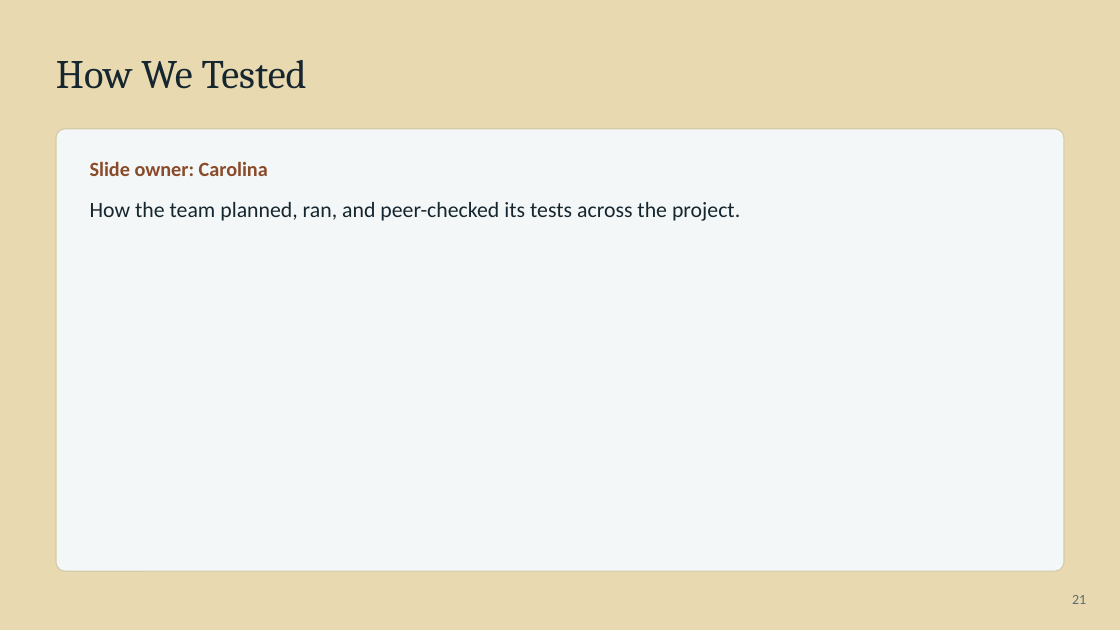
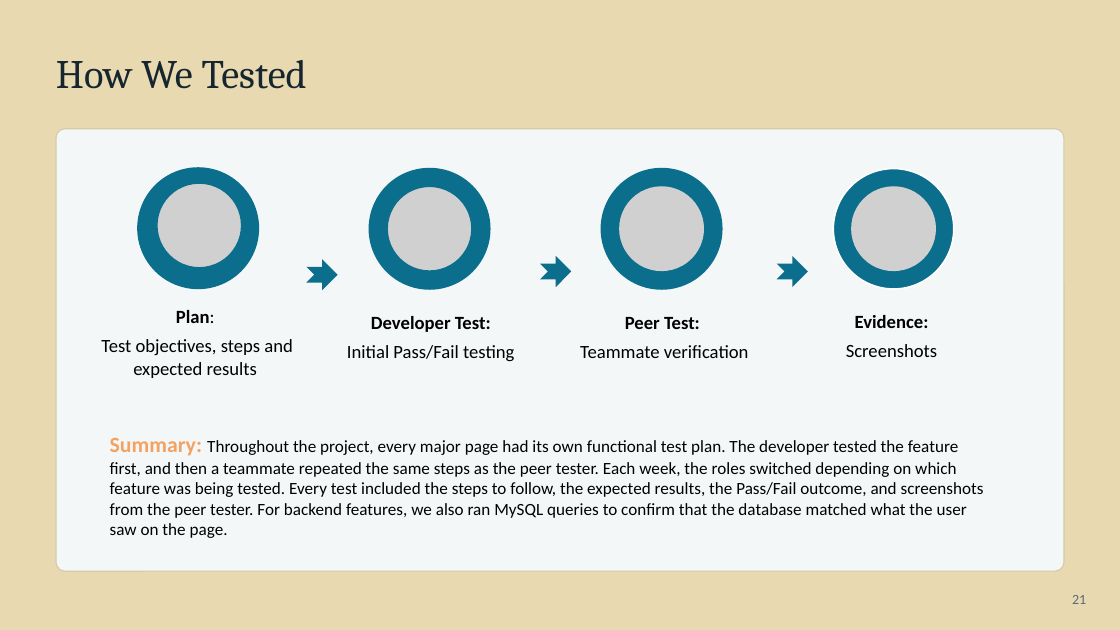
Before and after one commit to BobbyJoeCool/csd460-blueteam, a slide deck: slide 21 of Class_Information/Module-10/Presentation/QA-Presentation-Rodriguez.pptx. Drawn at 1120x630 pixels with LibreOffice and Linux fonts; fonts in the diff are those of the drawing; grey boxes stand for pictures. Boxes give left, top, right and bottom in pixels: in the first picture for what was removed or moved away, otherwise in the second. Text is boxed around its words. In the diff, an @@ line names an element or a change of style, - is before the commit and + after.

Commit message:
Update QA presentation testing slides

```diff
--- a/Class_Information/Module-10/Presentation/QA-Presentation-Rodriguez.pptx
+++ b/Class_Information/Module-10/Presentation/QA-Presentation-Rodriguez.pptx
@@ text removed at <box>90,161,740,221</box> @@
-Slide owner: Carolina
-How the team planned, ran, and peer-checked its tests across the project.
@@ notched right arrow added at <box>307,259,338,290</box>, fill #0A6E8C @@
@@ notched right arrow added at <box>540,255,571,287</box>, fill #0A6E8C @@
@@ notched right arrow added at <box>776,255,808,287</box>, fill #0A6E8C @@
@@ group added at <box>101,168,954,378</box>: 4 ellipses, 4 pictures, 4 texts @@
+Plan:
+Test objectives, steps and expected results
+Developer Test:
+Initial Pass/Fail testing
+Peer Test:
+Teammate verification
+Evidence:
+Screenshots
@@ text added at <box>110,438,984,538</box>, 11 pt, text #000000 @@
+Summary: Throughout the project, every major page had its own functional test plan. The developer tested the feature first, and then a teammate repeated the same steps as the peer tester. Each week, the roles switched depending on which feature was being tested. Every test included the steps to follow, the expected results, the Pass/Fail outcome, and screenshots from the peer tester. For backend features, we also ran MySQL queries to confirm that the database matched what the user saw on the page.
```
Also in this commit, not shown: 9 other slides changed, 1 slide added, 1 slide removed.
